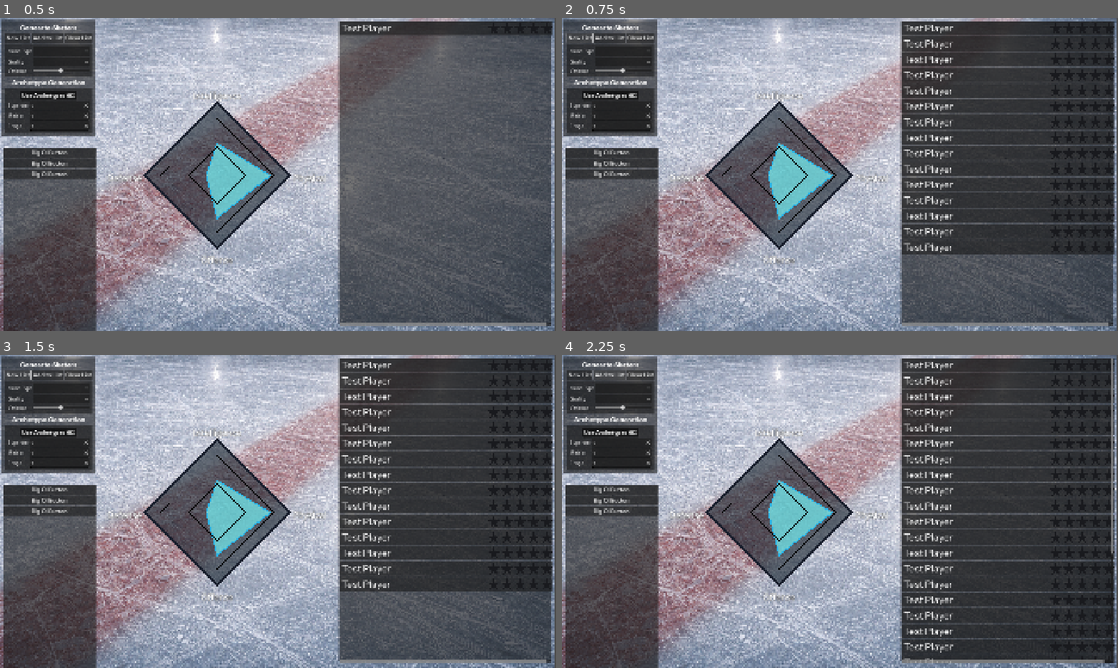
Above: before the commit, frames 1-4 (two rows, left to right).
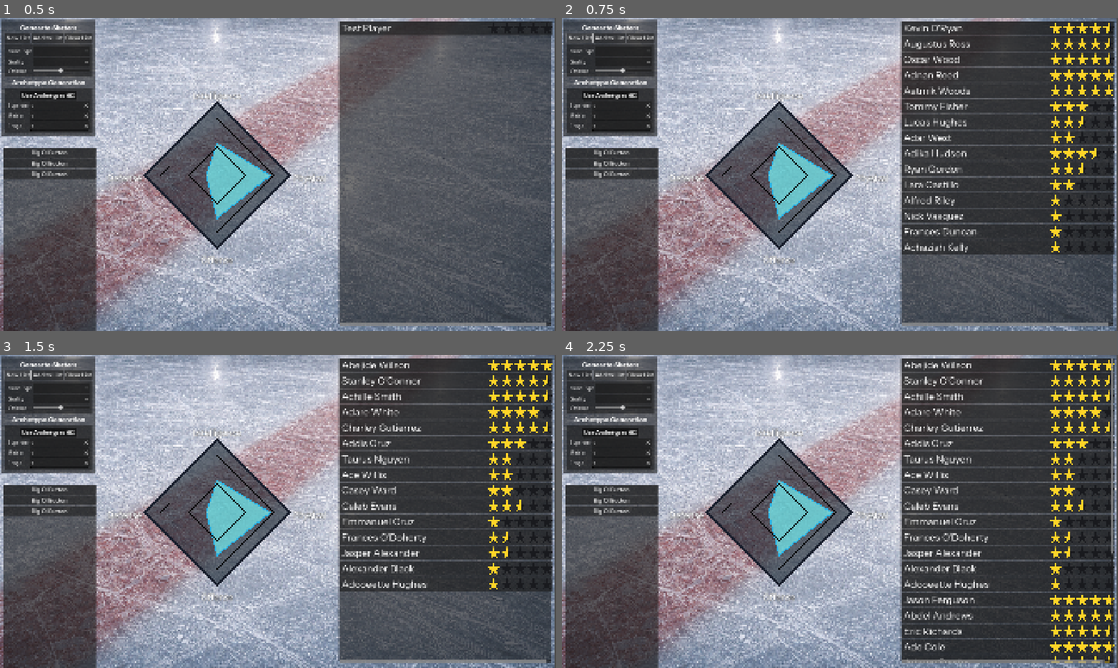
Above: after the commit, the same moments.

Repository: SqueegeeDino/imaginary-hockey-manager
Game: Godot game, scene res://Scenes/scn_Main.tscn
Two runs of this game, one before a commit and one after it. Both use one fixed random seed, a clock stepped at 60 frames per second and the inputs below.
Inputs:
- Up to frame 1 (0.5 s): no input
- Up to frame 2 (0.75 s): click "New List" at 0.5 s
- Up to frame 3 (1.5 s): click "New List" at 1.25 s
- Up to frame 4 (2.25 s): click "Add to List" at 2 s

Frame 1 is identical in both runs. In frame 2, 3.6% of the frame differs, in the area x 61-100%, y 1-75%; in frame 3, 3.7%; in frame 4, 5.1%, in the area x 61-100%, y 1-99%.

Commit message:
Reverted broken PlayerRow

Diff:
--- a/Scenes/player_row.gd
+++ b/Scenes/player_row.gd
@@ -1,6 +1,6 @@
 # res://Scenes/PlayerRow.gd
 class_name PlayerRow
-extends AspectRatioContainer
+extends Button
 
 signal hovered(player: PlayerProfile)
 signal exited(player: PlayerProfile)
Not shown: 1 places in Scenes/scn_Main.tscn that only renumber resources
